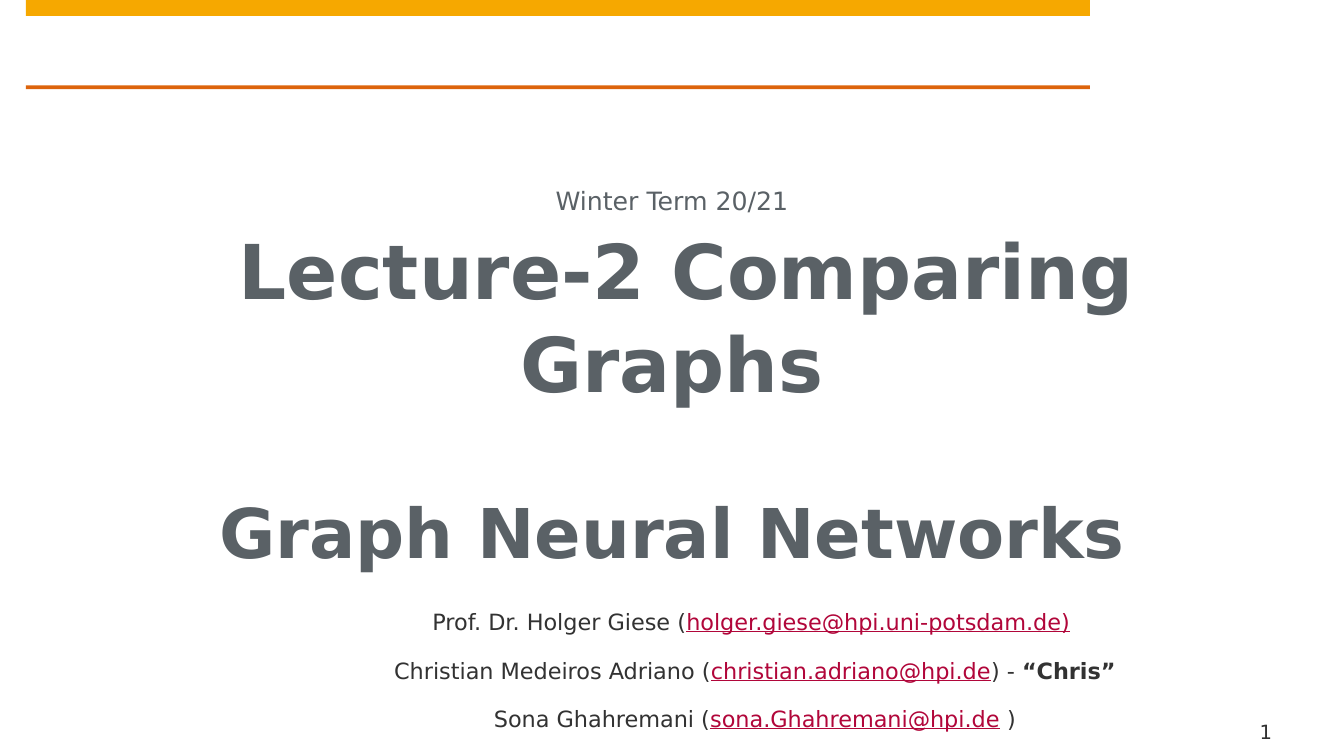
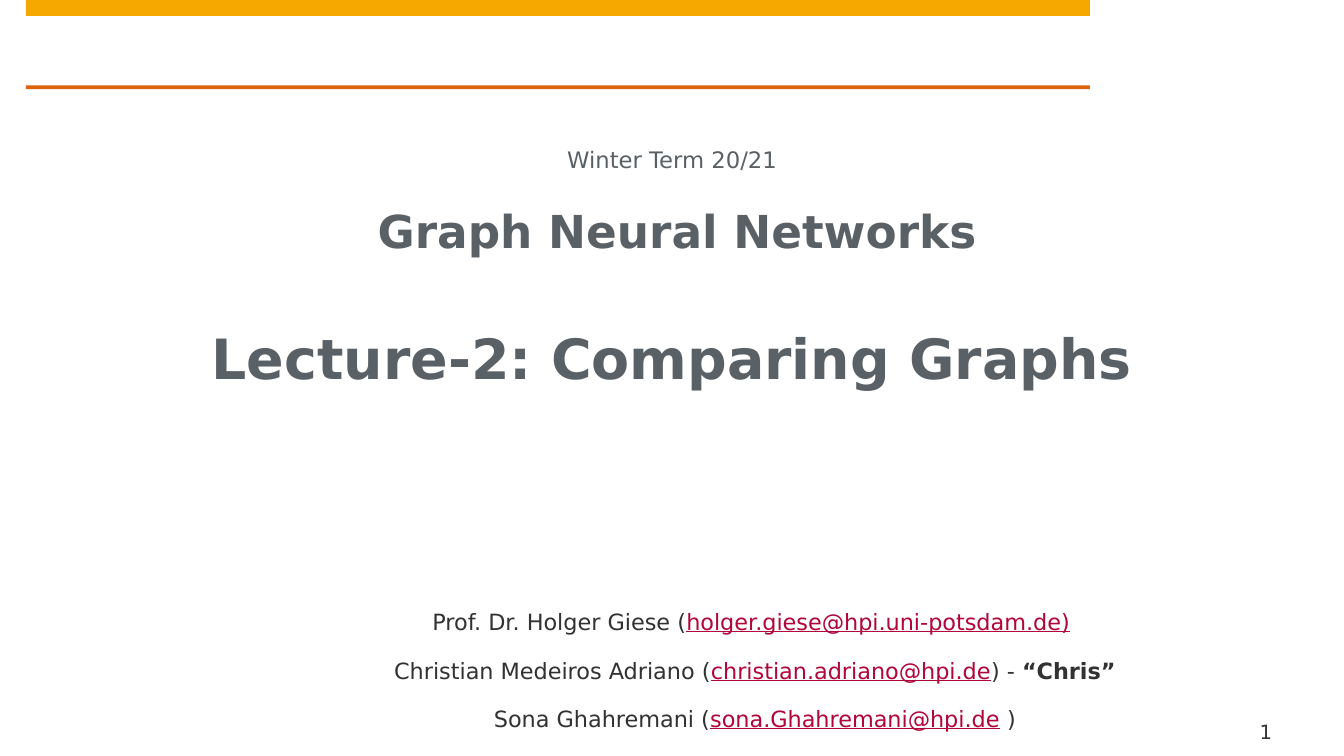
Before and after one commit to hpi-sam/GNN-Course-2020, a slide deck: slide 1 of 2. Comparing Graphs.pptx. Drawn at 1344x756 pixels with LibreOffice and Linux fonts; fonts in the diff are those of the drawing; background and template pictures are left out. Boxes give left, top, right and bottom in pixels: in the first picture for what was removed or moved away, otherwise in the second. Text is boxed around its words. In the diff, an @@ line names an element or a change of style, - is before the commit and + after.

```diff
--- a/2. Comparing Graphs.pptx
+++ b/2. Comparing Graphs.pptx
@@ title at (212, 151, 1131, 390): text changed; size 54 to 39.6 pt @@
-Winter Term 20/21
-Lecture-2 Comparing Graphs
-Graph Neural Networks
+Winter Term 20/21
+Graph Neural Networks
+Lecture-2: Comparing Graphs
```
Also in this commit, not shown: 2 other slides changed.
